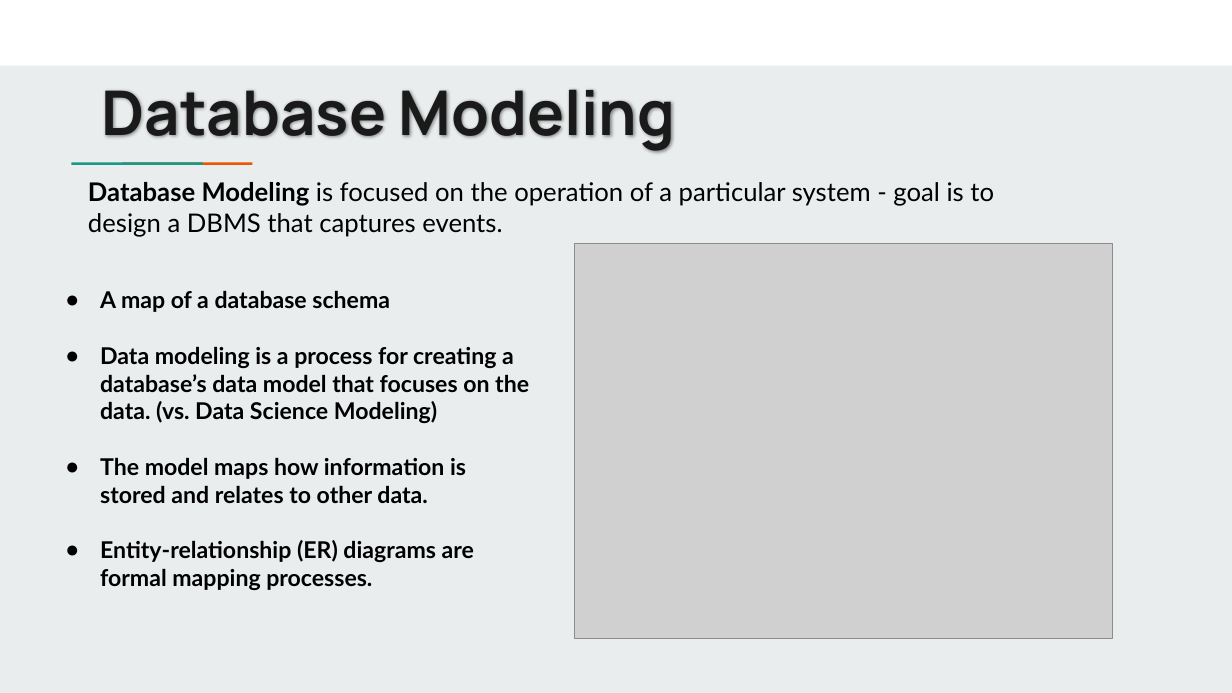
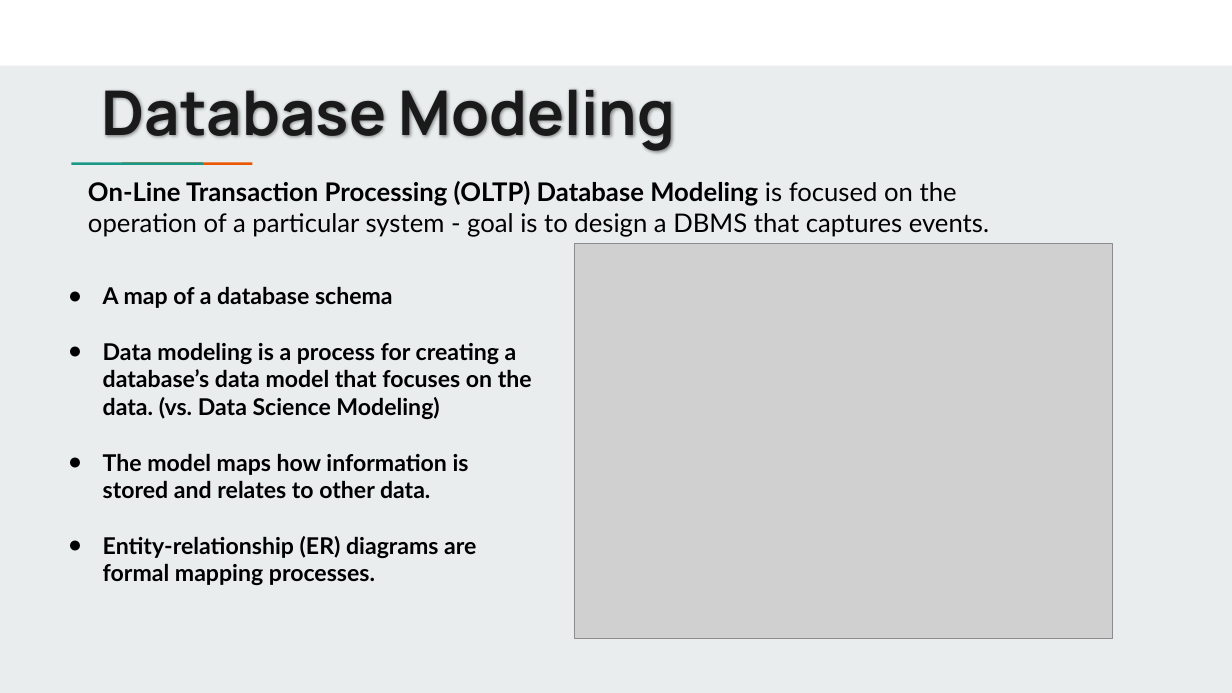
Before and after one commit to jbergmann56/OSDA-DataManipulationAndManagement, a slide deck: slide 4 of Lectures/(6) Structuring & Modeling Data.pptx. Drawn at 1232x693 pixels with LibreOffice and Linux fonts; fonts in the diff are those of the drawing; grey boxes stand for pictures. Boxes give left, top, right and bottom in pixels: in the first picture for what was removed or moved away, otherwise in the second. Text is boxed around its words. In the diff, an @@ line names an element or a change of style, - is before the commit and + after.

```diff
--- a/Lectures/(6) Structuring & Modeling Data.pptx
+++ b/Lectures/(6) Structuring & Modeling Data.pptx
@@ text at (88, 181, 989, 237): text changed @@
-Database Modeling is focused on the operation of a particular system - goal is to design a DBMS that captures events.
+On-Line Transaction Processing (OLTP) Database Modeling is focused on the operation of a particular system - goal is to design a DBMS that captures events.
@@ text "A map of a database ...": place and size @@
-text "A map of a database ..." at (100, 290, 529, 590)
+text "A map of a database ..." at (103, 286, 532, 585)
```
Also in this commit, not shown: 6 other slides changed, 1 slide added, 8 other files.
